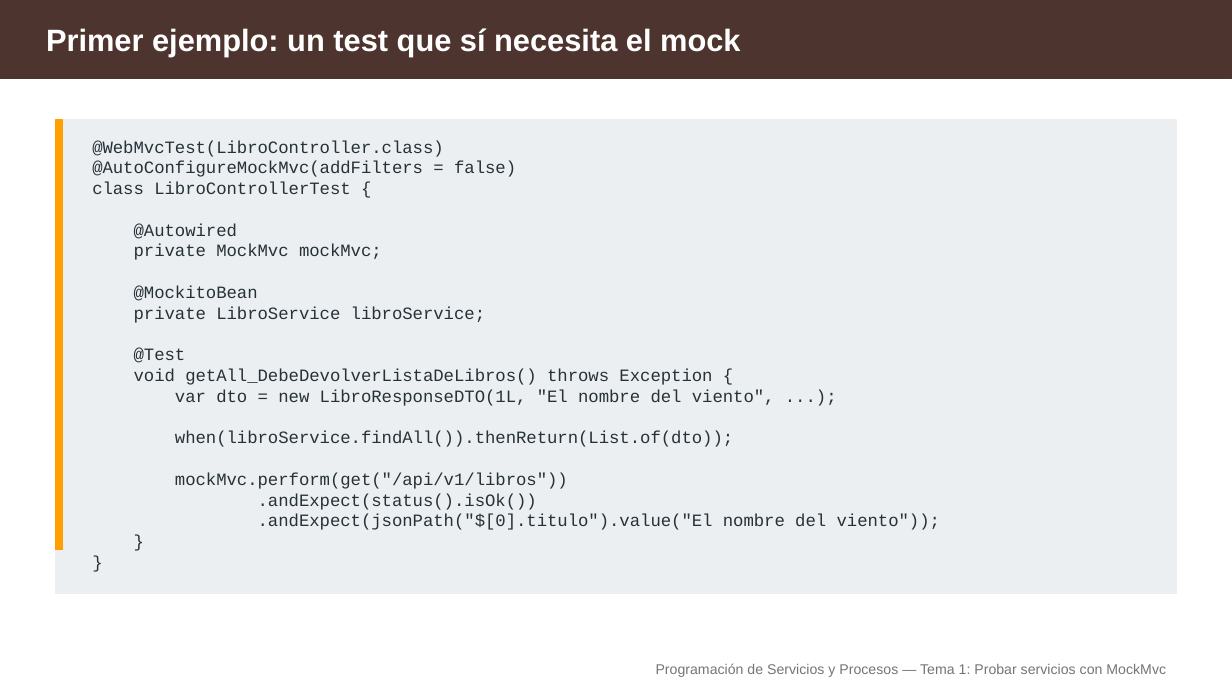
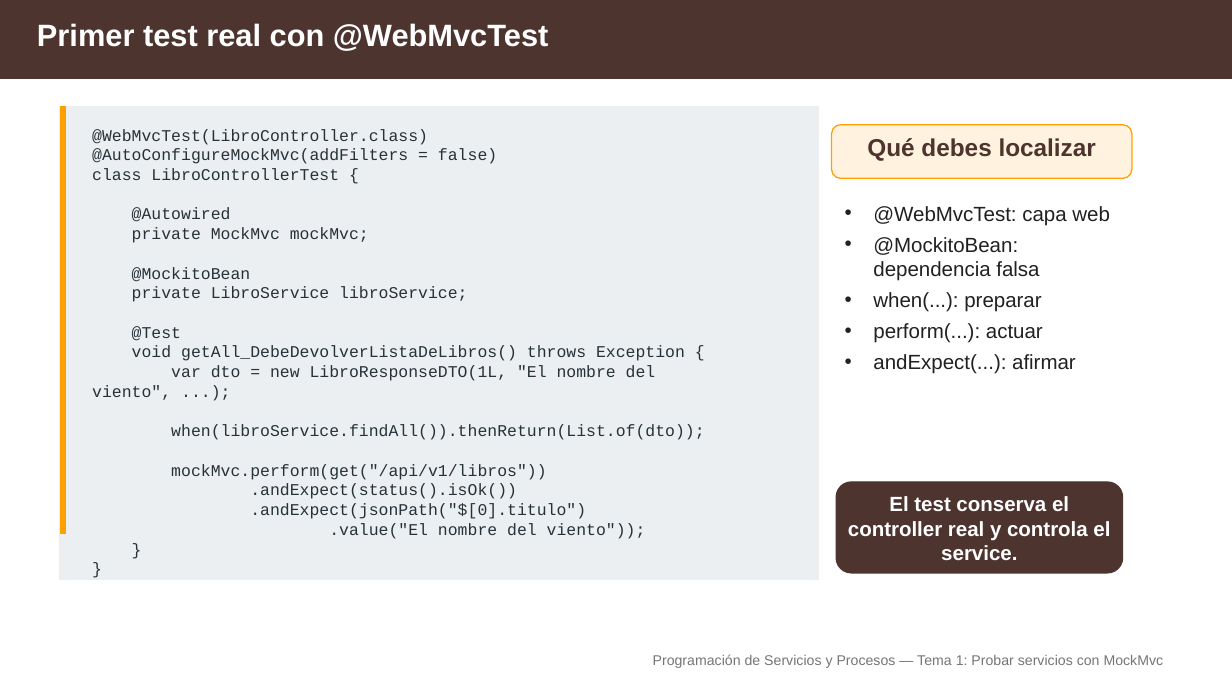
Before and after one commit to aitorventura/programacion-servicios-procesos, a slide deck: slide 8 of docs/tema1/diapositivas/tests-mockmvc.pptx (slide 15 before the commit). Drawn at 1232x693 pixels with LibreOffice and Linux fonts; fonts in the diff are those of the drawing. Boxes give left, top, right and bottom in pixels: in the first picture for what was removed or moved away, otherwise in the second. Text is boxed around its words. In the diff, an @@ line names an element or a change of style, - is before the commit and + after.

Commit message:
tema1 actualizado + diapos. mkdocs tema1 abierto

```diff
--- a/docs/tema1/diapositivas/tests-mockmvc.pptx
+++ b/docs/tema1/diapositivas/tests-mockmvc.pptx
@@ rectangle at bbox=[0, 0, 1232, 79]: outline #4E342E 1 pt to #4E342E 0.5 pt @@
@@ text added at bbox=[37, 23, 548, 51], 24 pt, text #FFFFFF, bold @@
+Primer test real con @WebMvcTest
@@ text removed at bbox=[46, 28, 740, 57] @@
-Primer ejemplo: un test que sí necesita el mock
@@ rectangle: place and size @@
-rectangle at bbox=[55, 120, 1177, 593]
+rectangle at bbox=[60, 106, 819, 579]
@@ rectangle: place and size @@
-rectangle at bbox=[55, 120, 63, 550]
+rectangle at bbox=[60, 106, 66, 533]
@@ rectangle at bbox=[60, 106, 66, 533]: outline #FFA000 1 pt to #FFA000 0.5 pt @@
@@ text "@WebMvcTest(LibroController.class)": place and size @@
-text "@WebMvcTest(LibroController.class)" at bbox=[92, 141, 940, 530]
+text "@WebMvcTest(LibroController.class)" at bbox=[92, 129, 704, 539]
@@ text at bbox=[92, 129, 704, 499]: size 13.5 to 12.8 pt in "@WebMvcTest(LibroController.class)", "@AutoConfigureMockMvc(addFilters = false)", "class LibroControllerTest {", "@Autowired" and 11 more places @@
@@ rounded rectangle added at bbox=[832, 125, 1132, 178], fill #FFF3E0, outline #FFA000 1 pt, 19 pt, text #4E342E, bold @@
+Qué debes localizar
@@ text added at bbox=[873, 206, 1110, 374], 16 pt, text #212121 @@
+• @WebMvcTest: capa web
+• @MockitoBean: dependencia falsa
+• when(...): preparar
+• perform(...): actuar
+• andExpect(...): afirmar
@@ text at bbox=[250, 503, 646, 539]: text changed; size 13.5 to 12.8 pt @@
-.andExpect(jsonPath("$[0].titulo").value("El nombre del viento"));
+.andExpect(jsonPath("$[0].titulo")
+.value("El nombre del viento"));
@@ rounded rectangle added at bbox=[836, 482, 1123, 573], fill #4E342E, outline #4E342E 1 pt, 16 pt, text #FFFFFF, bold @@
+El test conserva el controller real y controla el service.
@@ text "Programación de Servicios y Procesos ...": place and size @@
-text "Programación de Servicios y Procesos ..." at bbox=[656, 663, 1166, 677]
+text "Programación de Servicios y Procesos ..." at bbox=[653, 654, 1164, 668]
@@ text "Programación de Servicios y Procesos ..." at bbox=[653, 654, 1164, 668]: vertical alignment middle to top @@
```
Also in this commit, not shown: 3 other slides changed, 8 slides added, 18 slides removed, 23 other files.
